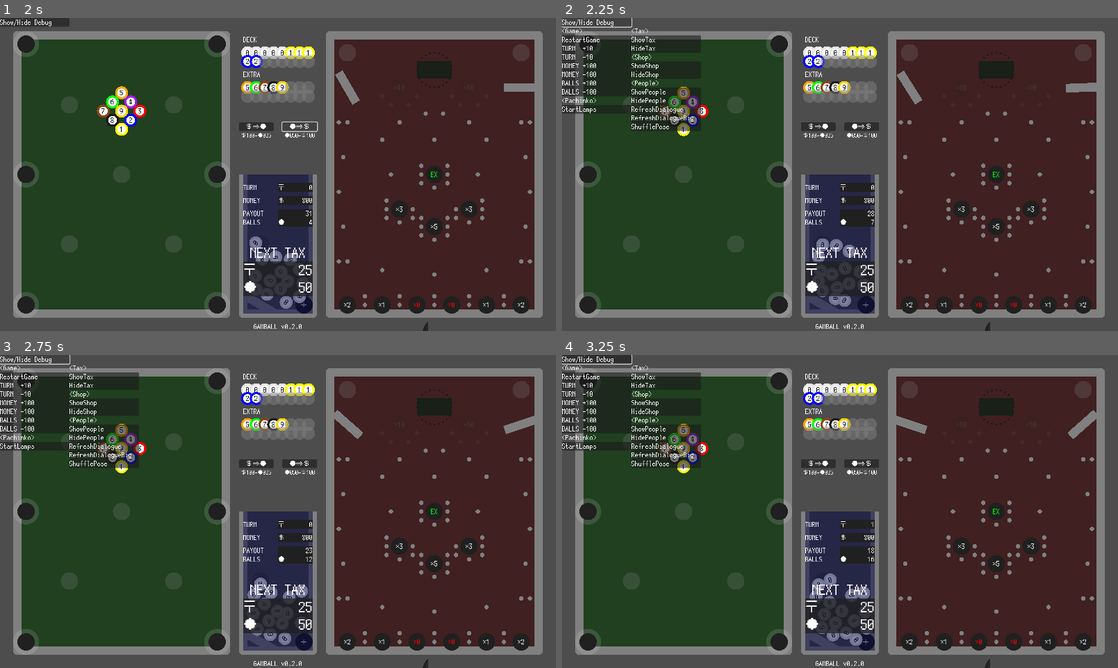
Above: before the commit, frames 1-4 (two rows, left to right).
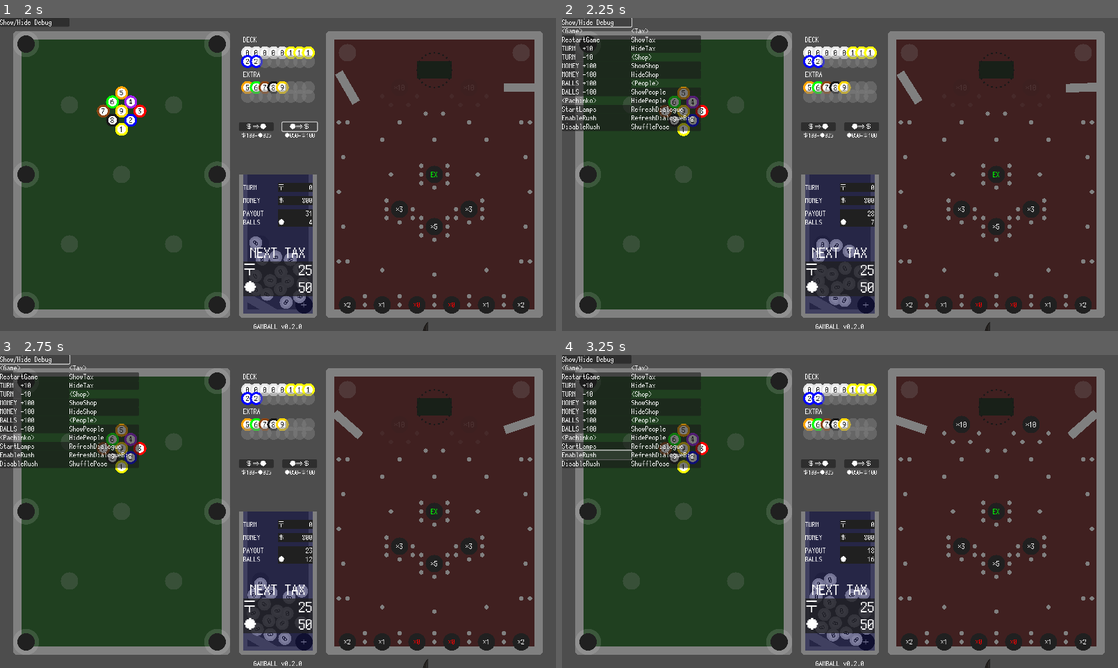
Above: after the commit, the same moments.

Repository: kamikoloss/gamball
Game: Godot game, scene res://scenes/game.tscn
The game is run twice, just before and just after one commit, with the same random seed, the same clock (stepped at 60 frames per second) and the same inputs.
Inputs (mouse positions are in pixels of both pictures, inside the frame that each line leads up to):
- Up to frame 1 (2 s): click "＄⇒●" at 0.5 s; click "●⇒＄" at 1.25 s
- Up to frame 2 (2.25 s): click "Show/Hide Debug" at 2 s
- Up to frame 3 (2.75 s): no input
- Up to frame 4 (3.25 s): click (595, 455) at 2.75 s, where only the run after the commit has a clickable "EnableRush"

Frame 1 is identical in both runs. In frame 2, 0.2% of the frame differs, in the area x 0-7%, y 30-37%; in frame 3, 0.2%; in frame 4, 0.7%, in the area x 0-88%, y 0-55%.

Commit message:
DebugUI 修正

Diff:
--- a/scenes/game.tscn
+++ b/scenes/game.tscn
@@ -2450,7 +2450,7 @@
 horizontal_alignment = 1
 vertical_alignment = 1
 
-[node name="UIDebug" type="Control" parent="." node_paths=Pa …(268 unchanged characters)… ton", "_pachinko_start_lamps_button", "_show_tax_button", "_hide_tax_button", "_ …(170 unchanged characters)…
+[node name="UIDebug" type="Control" parent="." node_paths=Pa …(268 unchanged characters)… ton", "_pachinko_start_lamps_button", "_pachinko_enable_rush_button", "_pachinko_disable_rush_button", "_show_tax_button", "_hide_tax_button", "_ …(170 unchanged characters)…
 layout_mode = 3
 anchors_preset = 0
 script = ExtResource("16_cuefl")
@@ -2470,6 +2470,8 @@
 _balls_plus_button = NodePath("DebugWindow/BallsPlus")
 _balls_minus_button = NodePath("DebugWindow/BallsMinus")
 _pachinko_start_lamps_button = NodePath("DebugWindow/StartLamps")
+_pachinko_enable_rush_button = NodePath("DebugWindow/EnableRush")
+_pachinko_disable_rush_button = NodePath("DebugWindow/DisableRush")
 _show_tax_button = NodePath("DebugWindow/ShowTax")
 _hide_tax_button = NodePath("DebugWindow/HideTax")
 _show_shop_button = NodePath("DebugWindow/ShowShop")
@@ -2613,18 +2615,6 @@
 text = "BALLS -100"
 vertical_alignment = 1
 
-[node name="<Billiards>" type="Label" parent="UIDebug/DebugWindow"]
-visible = false
-layout_mode = 0
-offset_top = 220.0
-offset_right = 640.0
-offset_bottom = 300.0
-scale = Vector2(0.25, 0.25)
-theme_override_fonts/font = ExtResource("10_w3wxc")
-theme_override_font_sizes/font_size = 64
-text = "<Billiards>"
-vertical_alignment = 1
-
 [node name="<Pachinko>" type="Label" parent="UIDebug/DebugWindow"]
 layout_mode = 0
 offset_top = 180.0
@@ -2651,6 +2641,38 @@
 theme_override_fonts/font = ExtResource("10_w3wxc")
 theme_override_font_sizes/font_size = 64
 text = "StartLamps"
+vertical_alignment = 1
+
+[node name="EnableRush" type="Button" parent="UIDebug/DebugWindow"]
+offset_top = 220.0
+offset_right = 160.0
+offset_bottom = 240.0
+theme_override_fonts/font = ExtResource("10_w3wxc")
+
+[node name="Label" type="Label" parent="UIDebug/DebugWindow/EnableRush"]
+layout_mode = 0
+offset_right = 640.0
+offset_bottom = 80.0
+scale = Vector2(0.25, 0.25)
+theme_override_fonts/font = ExtResource("10_w3wxc")
+theme_override_font_sizes/font_size = 64
+text = "EnableRush"
+vertical_alignment = 1
+
+[node name="DisableRush" type="Button" parent="UIDebug/DebugWindow"]
+offset_top = 240.0
+offset_right = 160.0
+offset_bottom = 260.0
+theme_override_fonts/font = ExtResource("10_w3wxc")
+
+[node name="Label" type="Label" parent="UIDebug/DebugWindow/DisableRush"]
+layout_mode = 0
+offset_right = 640.0
+offset_bottom = 80.0
+scale = Vector2(0.25, 0.25)
+theme_override_fonts/font = ExtResource("10_w3wxc")
+theme_override_font_sizes/font_size = 64
+text = "DisableRush"
 vertical_alignment = 1
 
 [node name="<Tax>" type="Label" parent="UIDebug/DebugWindow"]
--- a/scripts/game_ui_debug.gd
+++ b/scripts/game_ui_debug.gd
@@ -22,6 +22,8 @@
 @export var _balls_minus_button: Button
 @export_category("Pachinko")
 @export var _pachinko_start_lamps_button: Button
+@export var _pachinko_enable_rush_button: Button
+@export var _pachinko_disable_rush_button: Button
 @export_category("Window")
 @export var _show_tax_button: Button
 @export var _hide_tax_button: Button
@@ -63,6 +65,8 @@
 		var index_list = _pachinko.pick_lamp_index_list()
 		_pachinko.start_rusn_lamps(index_list)
 	)
+	_pachinko_enable_rush_button.pressed.connect(func(): _pachinko.enable_rush_devices())
+	_pachinko_disable_rush_button.pressed.connect(func(): _pachinko.disable_rush_devices())
 
 	_show_tax_button.pressed.connect(func(): _game_ui.show_tax_window())
 	_hide_tax_button.pressed.connect(func(): _game_ui.hide_tax_window())
